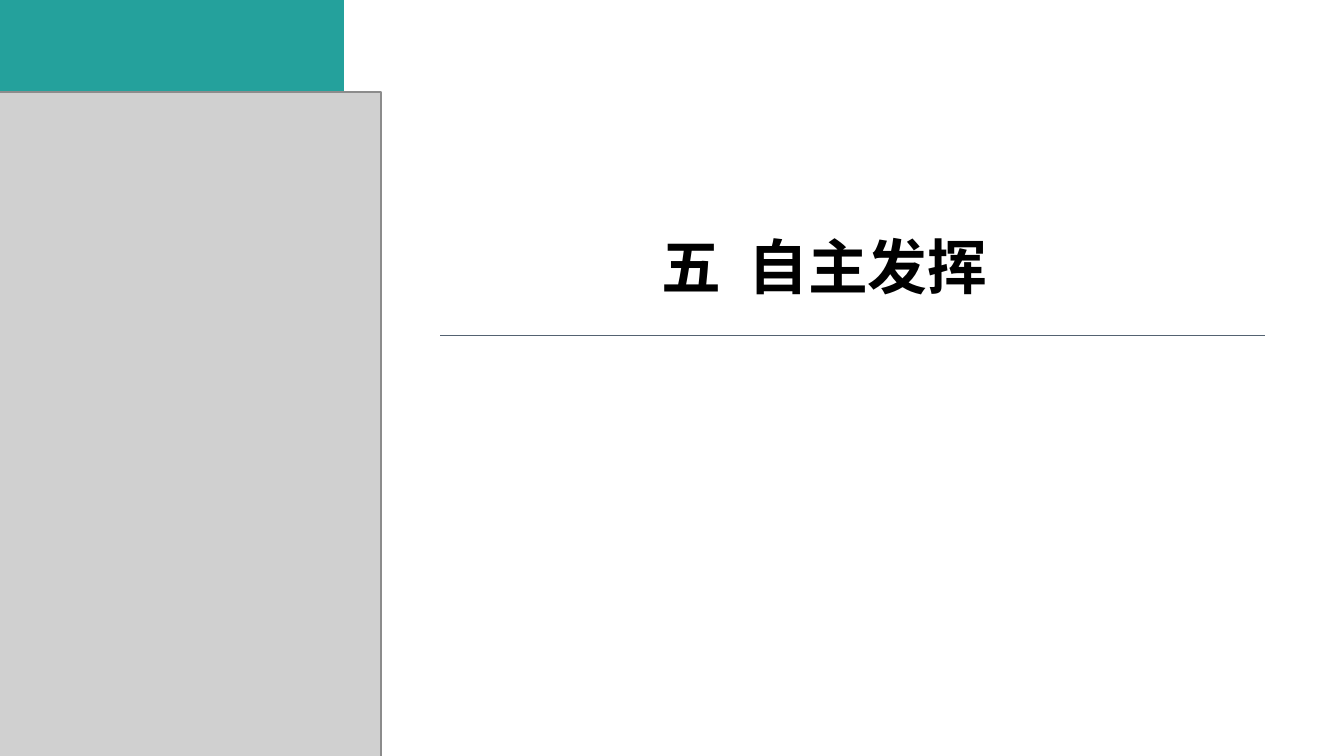
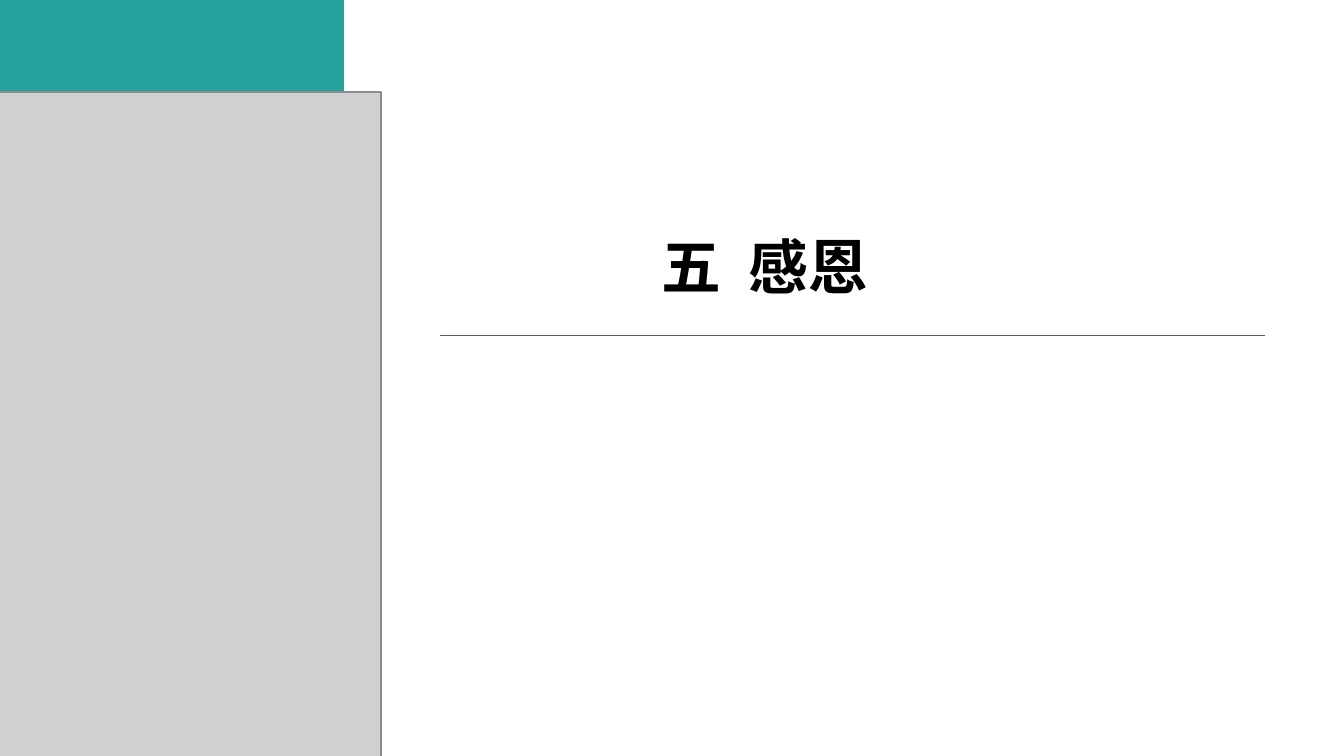
Before and after one commit to Aubwls/dabian, a slide deck: slide 12 of 实习答辩PPT模板-2020.pptx (slide 11 before the commit). Drawn at 1344x756 pixels with LibreOffice and Linux fonts; fonts in the diff are those of the drawing; grey boxes stand for pictures. Boxes give left, top, right and bottom in pixels: in the first picture for what was removed or moved away, otherwise in the second. Text is boxed around its words. In the diff, an @@ line names an element or a change of style, - is before the commit and + after.

```diff
--- a/实习答辩PPT模板-2020.pptx
+++ b/实习答辩PPT模板-2020.pptx
@@ text at (661, 238, 867, 294): text changed @@
-五 自主发挥
+五 感恩
```
Also in this commit, not shown: 7 other slides changed, 2 slides added.
